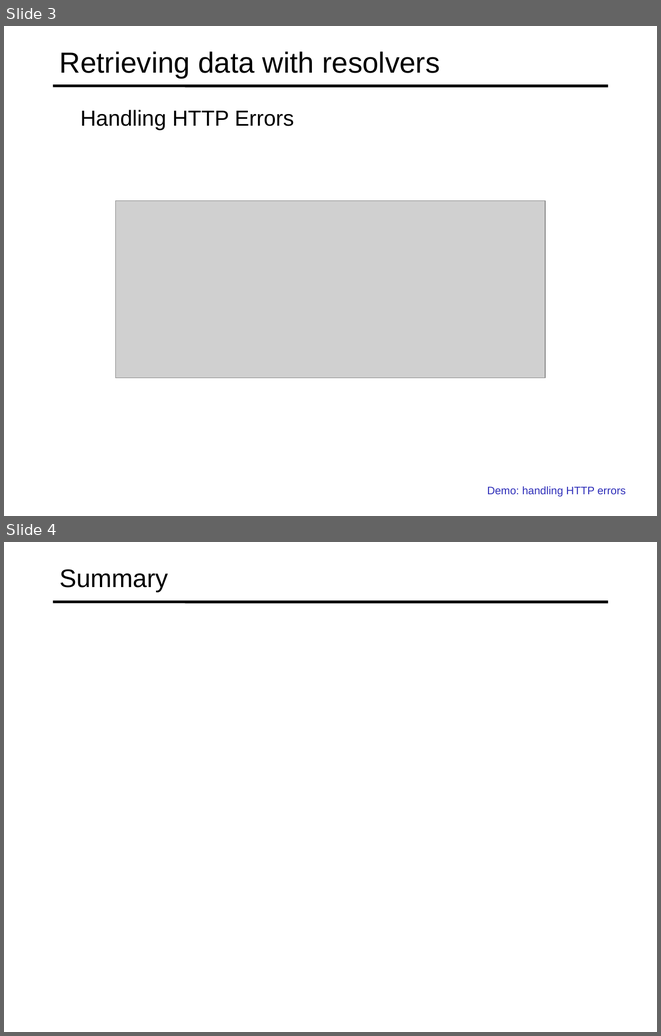
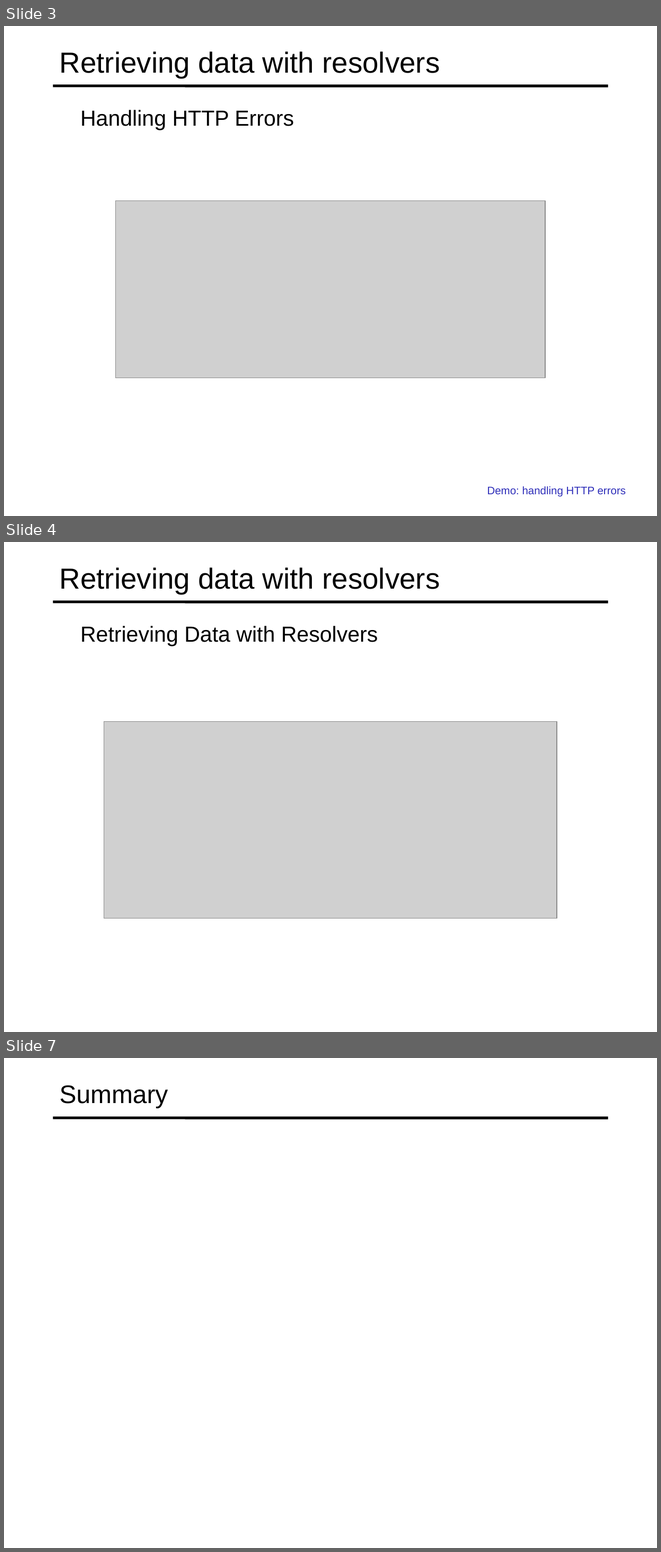
Before and after one commit to specter01wj/Jago_Link_Training, a slide deck: Angular/Angular12/Deep Dive/Angular HTTP Communication/2_Advanced HTTP Requests and Error Handling/L2_Advanced HTTP Requests and Error Handling.ppt. Shown one above the other, each under a label of ours: slides 3 and 4 before the commit, slides 3, 4 and 7 after it; the slides between them are not shown. The pictures are 661x1036 and 661x1552 pixels, drawn with LibreOffice and Linux fonts; fonts in the diff are those of the drawing; grey boxes stand for pictures. Boxes give left, top, right and bottom in pixels: in the first picture for what was removed or moved away, otherwise in the second. Text is boxed around its words. In the diff, an @@ line names an element or a change of style, - is before the commit and + after.

```diff
--- a/Angular/Angular12/Deep Dive/Angular HTTP Communication/2_Advanced HTTP Requests and Error Handling/L2_Advanced HTTP Requests and Error Handling.ppt
+++ b/Angular/Angular12/Deep Dive/Angular HTTP Communication/2_Advanced HTTP Requests and Error Handling/L2_Advanced HTTP Requests and Error Handling.ppt
@@ slide 4 added at (x1=4, y1=542, x2=657, y2=1032), background #FFFFFF; not listed: 1 template element that a slide beside it also shows @@
@@ title added at (x1=60, y1=567, x2=440, y2=594), 32 pt, text #000000 @@
+Retrieving data with resolvers
@@ text added at (x1=80, y1=626, x2=378, y2=646), 24 pt, text #000000 @@
+  Retrieving Data with Resolvers
@@ picture added at (x1=104, y1=722, x2=556, y2=919) @@
@@ what was slide 4 is now slide 7 @@
```
Also in this commit, not shown: 2 other slides added, 1 other file.
